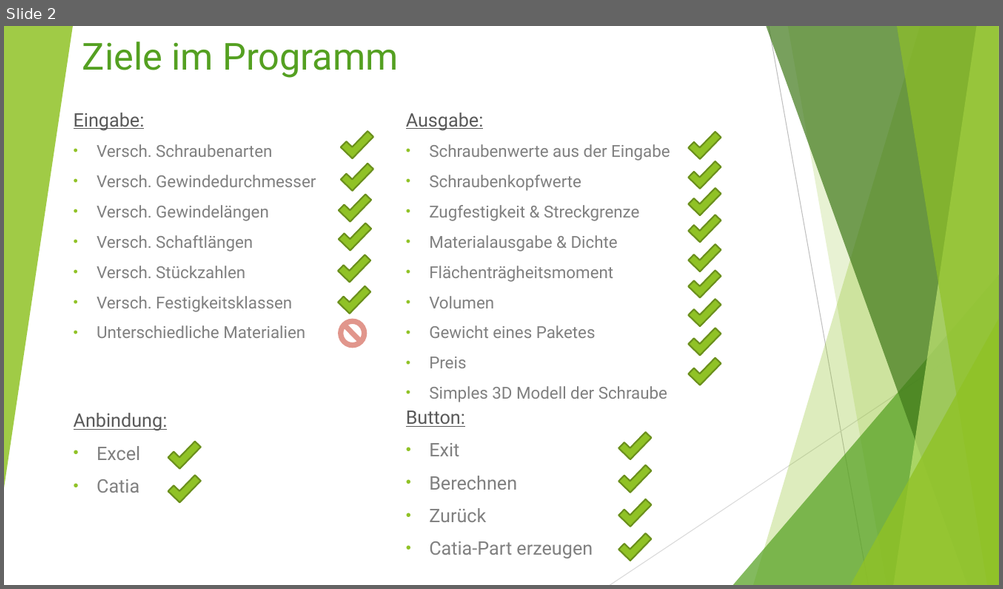
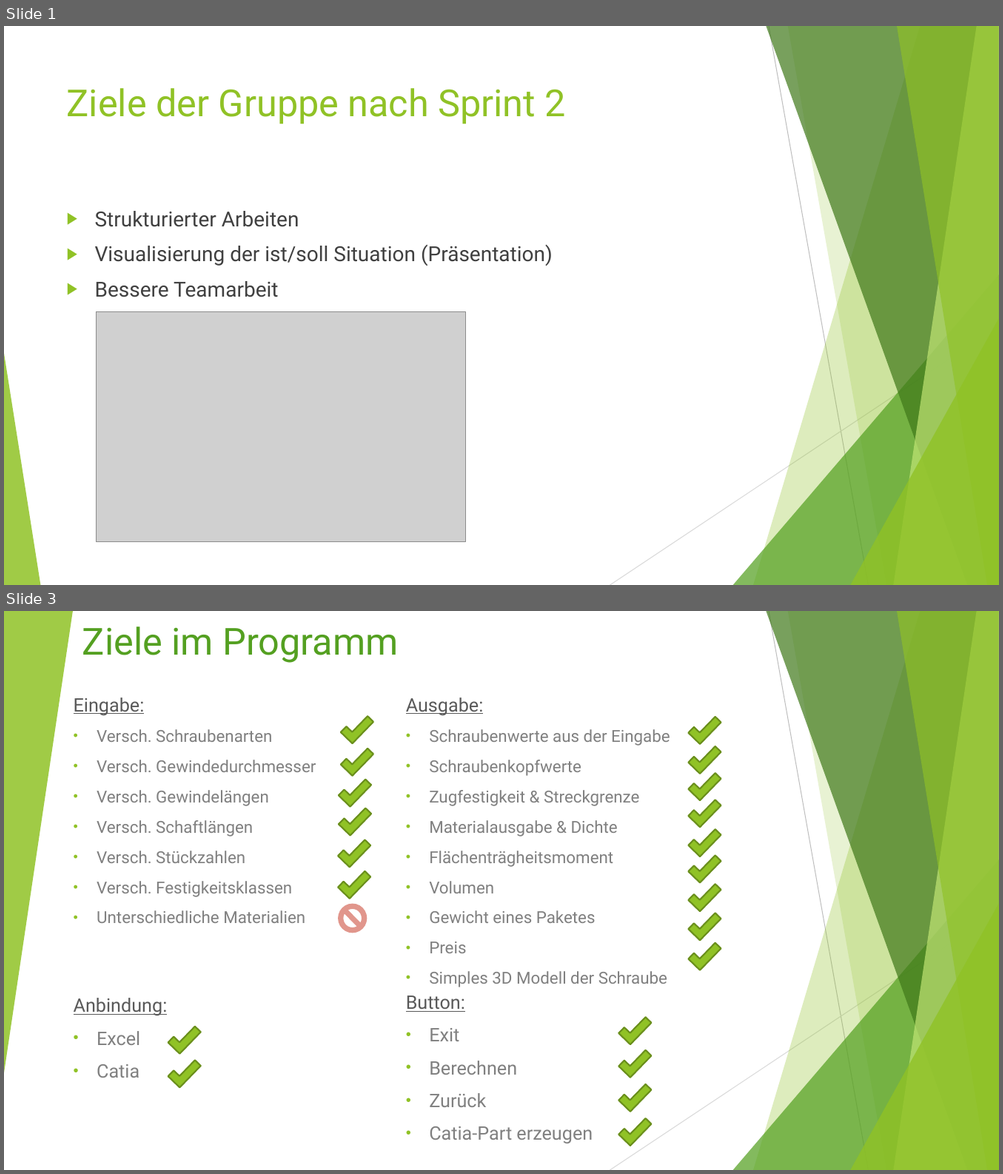
Before and after one commit to baetjer/HSP_GruppeF_Sprint1, a slide deck: Sprint 3/Abgabe-Dateien/Sptrint 3 Präsentation.pptx. Shown one above the other, each under a label of ours: slide 2 before the commit, slides 1 and 3 after it; the slides between them are not shown. The pictures are 1003x589 and 1003x1174 pixels, drawn with LibreOffice and Linux fonts; fonts in the diff are those of the drawing; grey boxes stand for pictures. Boxes give left, top, right and bottom in pixels: in the first picture for what was removed or moved away, otherwise in the second. Text is boxed around its words. In the diff, an @@ line names an element or a change of style, - is before the commit and + after.

```diff
--- a/Sprint 3/Abgabe-Dateien/Sptrint 3 Präsentation.pptx
+++ b/Sprint 3/Abgabe-Dateien/Sptrint 3 Präsentation.pptx
@@ slide 1 added at bbox=[4, 26, 999, 585], background #FFFFFF; not listed: 9 template elements that a slide beside it also shows @@
@@ title added at bbox=[67, 88, 566, 124], 36 pt, text #90C226 @@
+Ziele der Gruppe nach Sprint 2
@@ text added at bbox=[95, 211, 552, 298], 20 pt, text #404040 @@
+▶ Strukturierter Arbeiten
+▶ Visualisierung der ist/soll Situation (Präsentation)
+▶ Bessere Teamarbeit
@@ picture added at bbox=[96, 312, 465, 543] @@
@@ triangle added at bbox=[4, 354, 40, 585], fill #90C226 at 85% opacity @@
@@ what was slide 2 is now slide 3 @@
```
Also in this commit, not shown: 1 slide changed, 1 slide removed.
